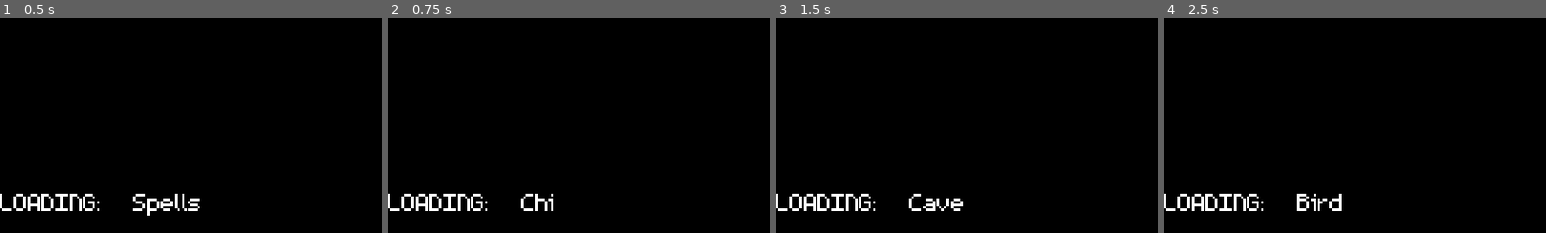
Above: before the commit, frames 1-4 (left to right).
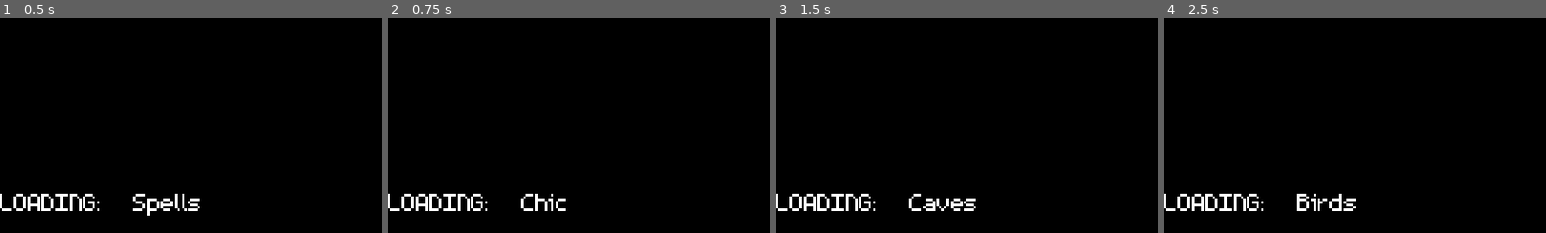
Above: after the commit, the same moments.

Repository: ChrisGlenn/Taelus
Game: Godot game, scene res://Scenes/System/Loading/loading.tscn
The game is run twice, just before and just after one commit, with the same random seed, the same clock (stepped at 60 frames per second) and the same inputs. This scene is started directly instead of the project's main scene.
Inputs:
- Up to frame 1 (0.5 s): no input
- Up to frame 2 (0.75 s): no input
- Up to frame 3 (1.5 s): no input
- Up to frame 4 (2.5 s): no input
The pictures show only the part of the screen within x 38-88%, y 50-100%; the shares and areas given below are measured in that part.

Frame 1 is identical in both runs. In frame 2, less than 0.1% of the frame differs, in the area x 44-47%, y 84-90%; in frame 3, 0.1%; in frame 4, 0.1%, in the area x 47-51%, y 84-90%.

Commit message:
2/13/2024 MORNING

Diff:
--- /dev/null
+++ b/Scenes/Player/player.gd
@@ -0,0 +1,31 @@
+extends CharacterBody2D
+# PLAYER SCRIPT
+# handles movement, interaction, ect. all the things a player script should
+@onready var RAY = $RayCast2D # raycast reference
+@onready var BODY = $Body # body sprite reference
+
+var is_moving: bool = false # if the player is moving
+var move_target: Vector2 # target to move towards
+
+
+func _ready():
+	pass
+
+func _process(delta):
+	pass
+
+func _physics_process(delta):
+	player_movement(delta) # movement function
+
+
+func player_movement(_clock):
+	# input/movement idea list:
+	# check input and raycast to position
+	# if no collision then set the player to move in that direction
+	# check if the player is near the position and if the button is still pressed...
+	# if so then decrement the movement, set it to the direction the player wants to continue
+	# in... see if that works for grid movement
+	# also throw in the animation
+	if !is_moving:
+		if Input.is_action_pressed("tae_down"):
+			pass
--- a/Scenes/Player/player.tscn
+++ b/Scenes/Player/player.tscn
@@ -1,5 +1,45 @@
-[gd_scene format=3 uid="uid://kb8w3m8qiyh3"]
+[gd_scene load_steps=7 format=3 uid="uid://kb8w3m8qiyh3"]
 
-[node name="Player" type="CharacterBody2D"]
+[ext_resource type="Texture2D" uid="uid://dmr1pn3swea3m" path="res://Sprites/Characters/Taelus-Players.png" id="1_85bd1"]
+[ext_resource type="Script" path="res://Scenes/Player/player.gd" id="1_vl6tw"]
+
+[sub_resource type="AtlasTexture" id="AtlasTexture_4jfd4"]
+atlas = ExtResource("1_85bd1")
+region = Rect2(16, 0, 16, 16)
+
+[sub_resource type="AtlasTexture" id="AtlasTexture_spqgq"]
+atlas = ExtResource("1_85bd1")
+region = Rect2(32, 0, 16, 16)
+
+[sub_resource type="SpriteFrames" id="SpriteFrames_rohjp"]
+animations = [{
+"frames": [{
+"duration": 1.0,
+"texture": SubResource("AtlasTexture_4jfd4")
+}, {
+"duration": 1.0,
+"texture": SubResource("AtlasTexture_spqgq")
+}],
+"loop": true,
+"name": &"norMale",
+"speed": 5.0
+}]
+
+[sub_resource type="RectangleShape2D" id="RectangleShape2D_vph50"]
+size = Vector2(16, 16)
+
+[node name="Player" type="CharacterBody2D" groups=["PLAYER"]]
+script = ExtResource("1_vl6tw")
+
+[node name="Body" type="AnimatedSprite2D" parent="."]
+sprite_frames = SubResource("SpriteFrames_rohjp")
+animation = &"norMale"
+centered = false
 
 [node name="CollisionShape2D" type="CollisionShape2D" parent="."]
+position = Vector2(8, 8)
+shape = SubResource("RectangleShape2D_vph50")
+
+[node name="RayCast2D" type="RayCast2D" parent="."]
+position = Vector2(8, 8)
+target_position = Vector2(0, 16)
--- a/Scenes/System/Loading/loading.gd
+++ b/Scenes/System/Loading/loading.gd
@@ -42,7 +42,7 @@
 			Globals.year = RNG.randi_range(198,370)
 			Globals.month = RNG.randi_range(1,Dates.Data.size()-1)
 			Globals.day = RNG.randi_range(1,18)
-			print(str(Globals.year," ",Dates.Data[Globals.month].name)," ",Globals.day)
+			print(str(Globals.year," ",Dates.Data[Globals.month].name),"-",Dates.Data[Globals.month].season," ",Globals.day)
 			# generate royal family
 			loaded = true # set loaded
 		else:
--- a/Scenes/System/Loading/loading.tscn
+++ b/Scenes/System/Loading/loading.tscn
@@ -5,7 +5,7 @@
 
 [node name="Loading" type="Node2D"]
 script = ExtResource("1_31yxu")
-load_terms = ["Spears", "Mines", "Helmets", "Swords", "Bows", "Arrows", "Caves", "Mountains", "Wizards", "Towers", "Farms", "Crops", "Armor", "Pitchforks", "Bread", "Water", "Castles", "Shovels", "Cities", "Guards", "Guardposts", "Farmers", "Miners", "Rivers", "Clubs", "Magic Rings", "Spells", "Axes", "Hammers", "Snow", "Boats", "Horses", "Birds", "Rabbits", "Bread", "Gruel", "Beer", "Mead", "Chickens", "Fish", "Hundlings", "Runes", "Bandits", "Merchants", "Gold", "Silver", "Copper", "Obsidius", "Paleus", "The Builders", "Bears", "One Dragon", "Kings", "Queens", "Princesses", "Princes"]
+load_terms = ["Spears ", "Mines ", "Helmets ", "Swords ", "Bows ", "Arrows ", "Caves ", "Mountains ", "Wizards ", "Towers ", "Farms ", "Crops ", "Armor ", "Pitchforks ", "Bread ", "Water ", "Castles ", "Shovels ", "Cities ", "Guards ", "Guardposts ", "Farmers ", "Miners ", "Rivers ", "Clubs ", "Magic Rings ", "Spells ", "Axes ", "Hammers ", "Snow ", "Boats ", "Horses ", "Birds ", "Rabbits ", "Bread ", "Gruel ", "Beer ", "Mead ", "Chickens ", "Fish ", "Hundlings ", "Runes ", "Bandits ", "Merchants ", "Gold ", "Silver ", "Copper ", "Obsidius ", "Paleus ", "The Builders ", "Bears ", "One Dragon ", "Kings ", "Queens ", "Princesses ", "Princes "]
 loading_timer = 300
 
 [node name="Background" type="ColorRect" parent="."]
--- a/Scripts/Globals.gd
+++ b/Scripts/Globals.gd
@@ -2,6 +2,7 @@
 # GLOBAL VARIABLES
 # GAME
 var new_game: bool = true # sets a new game or not
+var movement_speed = 79 # global movement speed
 
 # LOR
 # time/day
@@ -11,8 +12,6 @@
 var hour: int = 9 # defaults to 9am
 var minutes: int = 0 # defaults to 0 resets at 60
 var seconds: int = 0 # starts at 0 resets at 60
-var month_max_days = [28,22,26,29,30,24,26,24,25,22]
-var seasons = ["Winter","Spring","Summer","Fall"]
 var days_in_game = 0
 
 # SYSTEM
--- a/project.godot
+++ b/project.godot
@@ -127,6 +127,22 @@
 "events": [Object(InputEventKey,"resource_local_to_scene":false,"resource_name":"","device":-1,"window_id":0,"alt_press …(182 unchanged characters)…
 ]
 }
+tae_up={
+"deadzone": 0.5,
+"events": []
+}
+tae_down={
+"deadzone": 0.5,
+"events": []
+}
+tae_left={
+"deadzone": 0.5,
+"events": []
+}
+tae_right={
+"deadzone": 0.5,
+"events": []
+}
 
 [rendering]
 
